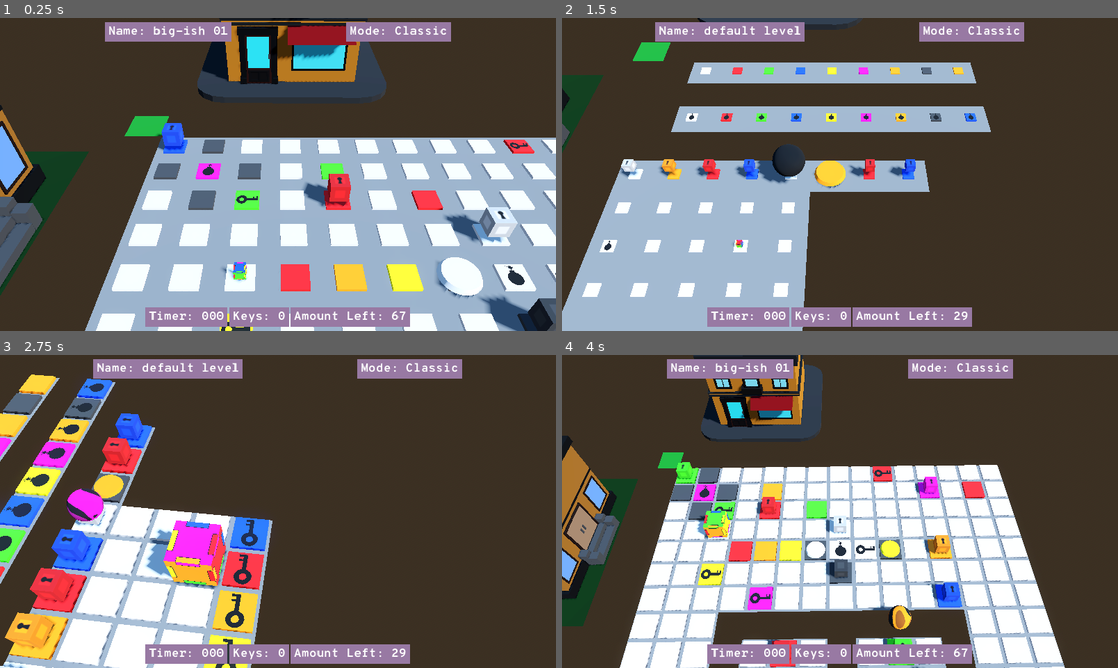
Above: before the commit, frames 1-4 (two rows, left to right).
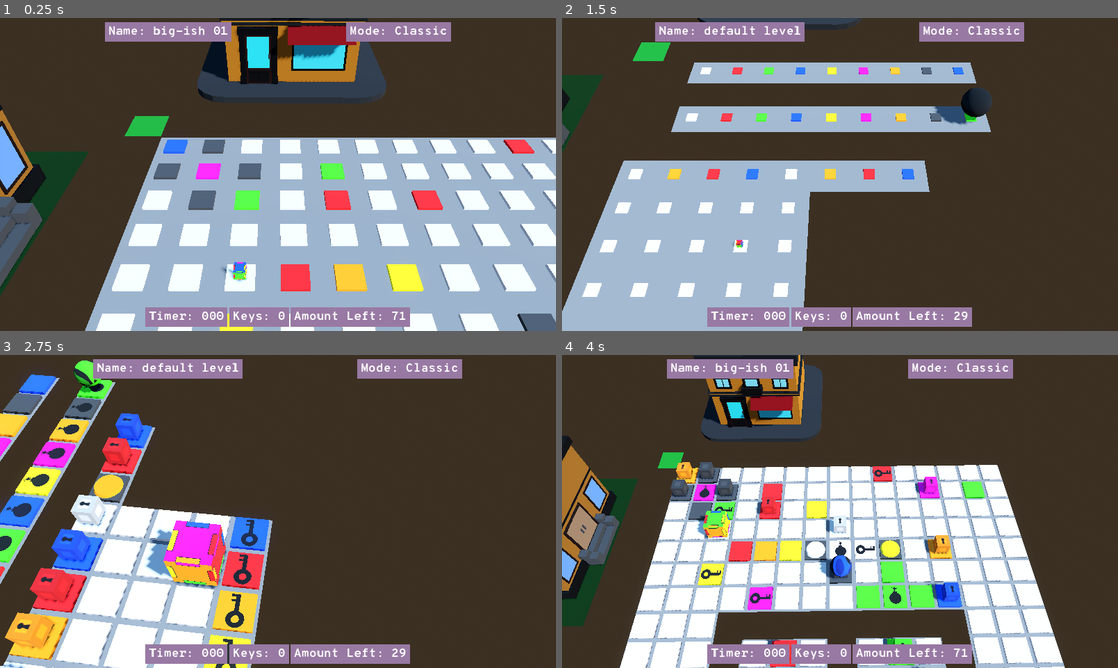
Above: after the commit, the same moments.

Repository: garrettjwilke/cube_thingy
Game: Godot game, scene res://scenes/3d/game_base.tscn
The game is run twice, just before and just after one commit, with the same random seed, the same clock (stepped at 60 frames per second) and the same inputs.
Inputs:
- Up to frame 1 (0.25 s): no input
- Up to frame 2 (1.5 s): hold D (right) 0.53-1.28 s; tap N (level_next) at 0.6 s; tap B (level_previous) at 0.8, 1.35 s; hold S (back) from 1.28 s (still down)
- Up to frame 3 (2.75 s): tap N (level_next) at 1.55 s; release S (back) at 2.03 s; hold D (right) from 2.03 s (still down); tap Q (CAM_ROTATE_LEFT) at 2.1 s; tap B (level_previous) at 2.3 s
- Up to frame 4 (4 s): release D (right) at 2.78 s; hold W (forward) 2.78-3.53 s; tap E (CAM_ROTATE_RIGHT) at 2.85 s; tap N (level_next) at 3.05 s; hold A (left) from 3.53 s (still down); tap C (cam_swap) at 3.6 s; tap B (level_previous) at 3.8 s

The runs differ from the first frame. In frame 1, 3.6% of the frame differs, in the area x 28-100%, y 33-100%; in frame 2, 2.7%; in frame 3, 1.4%; in frame 4, 2.9%.

Commit message:
added sounds

Diff:
--- a/levels/LEVEL_1.json
+++ b/levels/LEVEL_1.json
@@ -2,13 +2,13 @@
 	"LEVEL_NAME" : "big-ish 01",
 	"GAME_MODE" : "Classic",
 	"LEVEL_MATRIX" : [
-		["93","80","10","10","10","10","10","10","10","24","10","10","10","10","10"],
-		["80","61","80","10","90","10","10","10","10","10","10","63","10","90","10"],
+		["93","83","10","10","10","10","10","10","10","24","10","10","10","10","10"],
+		["83","61","83","10","90","10","10","10","10","10","10","63","10","90","10"],
 		["10","80","34","10","23","10","90","10","10","10","10","10","10","10","10"],
 		["10","10","10","10","10","10","10","13","10","10","10","10","10","10","10"],
 		["10","10","19","20","70","50","12","11","14","52","10","73","10","10","10"],
-		["10","10","54","10","10","10","10","83","10","10","10","10","10","10","10"],
-		["10","10","10","10","64","10","10","10","10","10","10","43","10","10","10"],
+		["10","10","54","10","10","10","10","83","10","30","10","10","10","10","10"],
+		["10","10","10","10","64","10","10","10","30","31","30","43","10","10","10"],
 		["10","10","10","00","00","00","00","00","00","00","00","00","10","10","10"],
 
 		["10","10","10","00","10","23","10","00","10","33","10","00","10","10","10"],
--- a/scenes/3d/game_base.tscn
+++ b/scenes/3d/game_base.tscn
@@ -16,3 +16,4 @@
 
 [node name="AudioStreamPlayer2D" type="AudioStreamPlayer2D" parent="music"]
 stream = ExtResource("4_vaata")
+volume_db = 7.495
--- a/scripts/cube_3d.gd
+++ b/scripts/cube_3d.gd
@@ -110,6 +110,7 @@
 	if FUTURE_ORIENTATION_COLOR == CHECK_TILE[1]:
 		return "true"
 	else:
+		hmls.sound_effect("illegal")
 		hmls.debug_message("cube_3d.gd - fake_roll() - CHECK_COLOR",CHECK_TILE,2)
 		return "false"
 
@@ -134,6 +135,7 @@
 			1:
 				hmls.debug_message("cube_3d.gd - roll()","top side collision detected", 2)
 		return
+	hmls.emit_signal("signal_sound_effect","cube")
 	rolling = true
 	# Step 1: Offset the pivot.
 	pivot.translate(dir * cube_size / 2)
@@ -278,6 +280,7 @@
 		var CAN_ROLL = false
 		match str(hmls.floor_check(hmls.CUBE_POSITION.x + DIR.x, hmls.CUBE_POSITION.y + DIR.z)):
 			"stop":
+				hmls.sound_effect("illegal")
 				return
 		CAN_ROLL = await fake_roll(DIR)
 		if CAN_ROLL == "false":
--- a/scripts/hmls.gd
+++ b/scripts/hmls.gd
@@ -66,6 +66,39 @@
 # other parts of the game need to know the dimensions of the level. this is added up as we spawn tiles
 var LEVEL_RESOLUTION = Vector2(0,0)
 var LEVEL_NAME = get_default("LEVEL_NAME")
+
+var counter = 0
+var pitch_scale = 1.0
+func sound_effect(SOUND):
+	var PLAYER = AudioStreamPlayer2D.new()
+	PLAYER.pitch_scale = 1.0
+	PLAYER.volume_db = 0.0
+	if SOUND == "cube":
+		if get_node_or_null("/root/hmls/cube_sound"):
+			return
+		PLAYER.name = "cube_sound"
+		PLAYER.stream = load("res://assets/sounds/cube_sound.mp3")
+		PLAYER.pitch_scale = 2.0
+	elif SOUND == "tile":
+		#if get_node_or_null("/root/hmls/tile_sound"):
+		#	return
+		PLAYER = AudioStreamPlayer2D.new()
+		PLAYER.name = str("tile_sound",rng(0,3000))
+		PLAYER.stream = load("res://assets/sounds/tile_clear_sound.mp3")
+	elif SOUND == "bomb":
+		PLAYER.name = str("bomb_sound",rng(0,3000))
+		PLAYER.stream = load("res://assets/sounds/bomb_sound.mp3")
+		PLAYER.volume_db = -8.0
+	elif SOUND == "illegal":
+		if get_node_or_null("/root/hmls/illegal_sound"):
+			return
+		PLAYER.name = "illegal_sound"
+		PLAYER.stream = load("res://assets/sounds/illegal_move.mp3")
+	get_node("/root/hmls").add_child(PLAYER)
+	PLAYER.play()
+	await PLAYER.finished
+	PLAYER.queue_free()
+
 
 # round number up/down
 func round_to_dec(num):
@@ -374,6 +407,7 @@
 	CURRENT_TILE.name = str(x,"x",y)
 	CURRENT_TILE.scale = Vector3(TILE_SCALE, TILE_HEIGHT, TILE_SCALE)
 	CURRENT_TILE.position = Vector3(x, -(TILE_HEIGHT / 2 + 0.03), y)
+	await scale_thingy(CURRENT_TILE,0.4)
 	match ATTRIBUTE:
 		"start_position":
 			pass
@@ -385,11 +419,12 @@
 			spawn_bomb(COLOR, CURRENT_TILE.name)
 		"detonator":
 			spawn_detonator(x,y,COLOR)
-	scale_thingy(CURRENT_TILE,0.4)
 
 signal signal_detonator(COLOR)
 
 signal signal_level_start()
+
+signal signal_sound_effect(SOUND)
 
 func load_level():
 	# if the CURRENT_LEVEL has data, set the LEVEL_MATRIX
@@ -477,17 +512,15 @@
 	var rng_spawn = Vector2(rng(0,LEVEL_RESOLUTION.x),rng(0,LEVEL_RESOLUTION.y))
 	spawn_final_orb(Vector3(rng_spawn.x,0.5,rng_spawn.y),get_cell_data(str(rng(2,7),0))[0])
 
-var temp_counter = 0
 var LAST_CELL = ""
 func attribute_stuffs(CELL):
-	if LAST_CELL == str(CELL.x,"x",CELL.y):
-		return
-	LAST_CELL = str(CELL.x,"x",CELL.y)
-	temp_counter += 1
 	var CELL_DATA = CURRENT_LEVEL[CELL.y][CELL.x]
 	var CHECK_TILE = hmls.get_cell_data(hmls.CURRENT_LEVEL[CELL.y][CELL.x])
 	var COLOR = CHECK_TILE[1]
 	var ATTRIBUTE = CHECK_TILE[3]
+	if LAST_CELL == str(CELL.x,"x",CELL.y):
+		return
+	LAST_CELL = str(CELL.x,"x",CELL.y)
 	match ATTRIBUTE:
 		"start_position":
 			if GAME_MODE == "Classic":
@@ -504,6 +537,8 @@
 			if GAME_MODE == "Classic":
 				# check to see if tile is gray - without doing this, the level lags because it is rebuilt every step
 				if COLOR != "gray":
+					#hmls.emit_signal("signal_sound_effect","tile")
+					hmls.sound_effect("tile")
 					AMOUNT_LEFT -= 1
 					CURRENT_LEVEL[CELL.y][CELL.x] = "10"
 					tile_spawn(CELL.x,CELL.y,"10")
@@ -520,23 +555,30 @@
 				CURRENT_LEVEL[CELL.y][CELL.x] = str(str(CELL_DATA).left(1),0)
 				tile_spawn(CELL.x,CELL.y,str(str(CELL_DATA).left(1),0))
 			if GAME_MODE == "Classic":
+				#hmls.emit_signal("signal_sound_effect","tile")
+				hmls.sound_effect("tile")
 				AMOUNT_LEFT -= 1
 				CURRENT_LEVEL[CELL.y][CELL.x] = "10"
 				tile_spawn(CELL.x,CELL.y,"10")
 			debug_message("cube_3d.gd - fake_roll() - KEY_COUNT",KEY_COUNT,1)
 		"box":
 			if KEY_COUNT < 1:
+				KEY_COUNT = 0
+				sound_effect("illegal")
 				return
 			var NODE_NAME = str("/root/hmls/VIEW_3D/",CELL.x,"x",CELL.y,"_box")
-			KEY_COUNT -= 1
 			if is_instance_valid(get_node(NODE_NAME)):
+				hmls.sound_effect("tile")
 				var tween2 = create_tween()
 				tween2.tween_property(get_node(NODE_NAME),"scale",Vector3(0.01,0.01,0.01), 0.2)
 				await tween2.finished
-				#get_node(NODE_NAME).queue_free()
 				get_node(NODE_NAME).queue_free()
+				KEY_COUNT -= 1
+			else:
+				return
 			match GAME_MODE:
 				"Classic":
+					#hmls.emit_signal("signal_sound_effect","tile")
 					AMOUNT_LEFT -= 1
 					CURRENT_LEVEL[CELL.y][CELL.x] = "10"
 					tile_spawn(CELL.x,CELL.y,"10")
@@ -544,6 +586,8 @@
 					CURRENT_LEVEL[CELL.y][CELL.x] = str(str(CELL_DATA).left(1),0)
 					tile_spawn(CELL.x, CELL.y, str(str(CELL_DATA).left(1),0))
 		"detonator":
+			#hmls.emit_signal("signal_sound_effect","tile")
+			hmls.sound_effect("tile")
 			CURRENT_LEVEL[CELL.y][CELL.x] = "10"
 			tile_spawn(CELL.x,CELL.y,"10")
 			emit_signal("signal_detonator", COLOR)
@@ -551,6 +595,7 @@
 			var tween = create_tween()
 			tween.tween_property(node,"scale",Vector3(0.01,0.01,0.01),0.4)
 			await tween.finished
+			node.queue_free()
 		"bomb":
 			print("bomb detected: ", COLOR)
 
@@ -565,26 +610,27 @@
 		_:
 			OS_CHECK = "mobile"
 
-
+var FINISHED_CHECK = true
 func _on_signal_detonator(COLOR):
+	var FOUND_NODE = false
 	AMOUNT_LEFT -= 1
 	var temp_x = 0
 	var temp_y = 0
-	for row in LEVEL_MATRIX:
+	for row in CURRENT_LEVEL:
 		for cell in row:
 			var info = get_cell_data(cell)
 			var COLOR_MATCH = info[1]
 			var ATTRIBUTE_MATCH = info[3]
 			if COLOR_MATCH == "black":
 				if ATTRIBUTE_MATCH == "bomb":
-					#print("black bomb")
 					tile_spawn(temp_x,temp_y,10)
 					CURRENT_LEVEL[temp_y][temp_x] = 10
 			if COLOR_MATCH == COLOR:
 				if ATTRIBUTE_MATCH == "bomb":
+					FOUND_NODE = true
 					#print(str("bomb identified: ",temp_x,"x",temp_y))
+					CURRENT_LEVEL[temp_y][temp_x] = 10
 					tile_spawn(temp_x,temp_y,10)
-					CURRENT_LEVEL[temp_y][temp_x] = 10
 					AMOUNT_LEFT -= 1
 					var up = Vector2(temp_x,temp_y - 1)
 					var down = Vector2(temp_x, temp_y + 1)
@@ -595,7 +641,6 @@
 							var tile_data = get_cell_data(CURRENT_LEVEL[i.y][i.x])
 							var potential_color = tile_data[1]
 							var potential_attribute = tile_data[3]
-							#print(i, " - ", potential_color, " - ", potential_attribute)
 							if potential_color == "gray":
 								if potential_attribute == "default":
 									pass
@@ -607,28 +652,32 @@
 								pass
 							else:
 								AMOUNT_LEFT -= 1
-							tile_spawn(i.x,i.y,10)
-							CURRENT_LEVEL[i.y][i.x] = "10"
+							sound_effect("bomb")
 							PAUSE = true
 							if get_node_or_null(str("/root/hmls/VIEW_3D/",i.x,"x",i.y,"_box")):
 								var node = get_node(str("/root/hmls/VIEW_3D/",i.x,"x",i.y,"_box"))
 								var tween = create_tween()
-								tween.tween_property(node,"scale",Vector3(0.01,0.01,0.01),0.3)
+								tween.tween_property(node,"scale",Vector3(0.01,0.01,0.01),0.2)
 								await tween.finished
 								node.queue_free()
 							if get_node_or_null(str("/root/hmls/VIEW_3D/",i.x,"x",i.y,"_detonator")):
 								var node = get_node(str("/root/hmls/VIEW_3D/",i.x,"x",i.y,"_detonator"))
 								var tween = create_tween()
-								tween.tween_property(node,"scale",Vector3(0.01,0.01,0.01),0.3)
+								tween.tween_property(node,"scale",Vector3(0.01,0.01,0.01),0.2)
 								await tween.finished
-								node.queue_free()
+								#node.queue_free()
+							CURRENT_LEVEL[i.y][i.x] = "10"
+							tile_spawn(i.x,i.y,10)
 							PAUSE = false
+			if FOUND_NODE == true:
+				return
 			temp_x += 1
 		temp_x = 0
 		temp_y += 1
 
 func _ready():
 	signal_detonator.connect(_on_signal_detonator)
+	signal_sound_effect.connect(sound_effect)
 	os_checker()
 	if not DirAccess.dir_exists_absolute("user://"):
 		DirAccess.make_dir_absolute("user://")
--- a/scripts/music.gd
+++ b/scripts/music.gd
@@ -7,10 +7,6 @@
 		return
 	player.play()
 
-# Called when the node enters the scene tree for the first time.
-func _ready():
-	pass
-
 # Called every frame. 'delta' is the elapsed time since the previous frame.
 func _process(_delta):
 	music_looper()
Not shown, added: assets/music/trash_loop_01.wav.import
Not shown, added: assets/sounds/bomb_sound.mp3.import
Not shown, added: assets/sounds/cube_sound.mp3.import
Not shown, added: assets/sounds/illegal_move.mp3.import
Not shown, added: assets/sounds/tile_clear_sound.mp3.import
Not shown, changed: assets/music/trash_loop_01.mp3
Not shown, added: assets/music/trash_loop_01.wav
Not shown, added: assets/sounds/bomb_sound.mp3
Not shown, added: assets/sounds/cube_sound.mp3
Not shown, added: assets/sounds/illegal_move.mp3
Not shown, added: assets/sounds/tile_clear_sound.mp3
